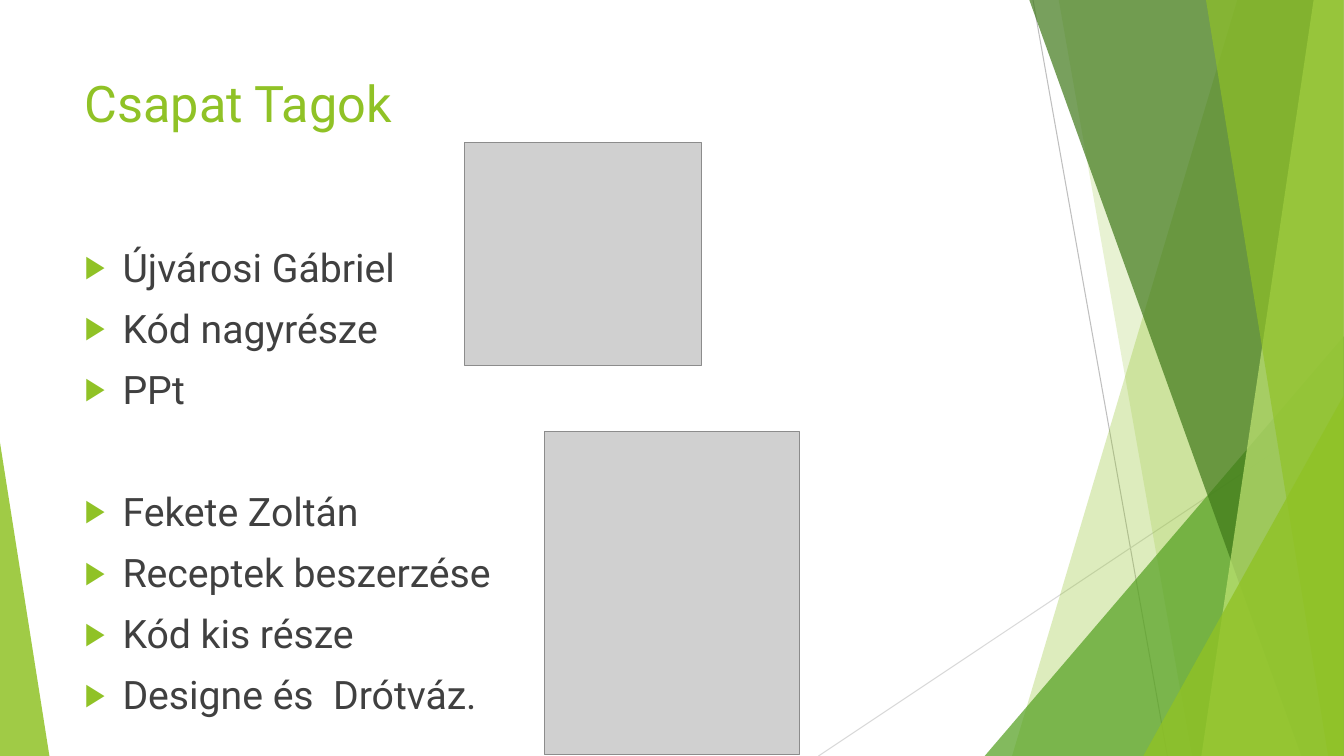
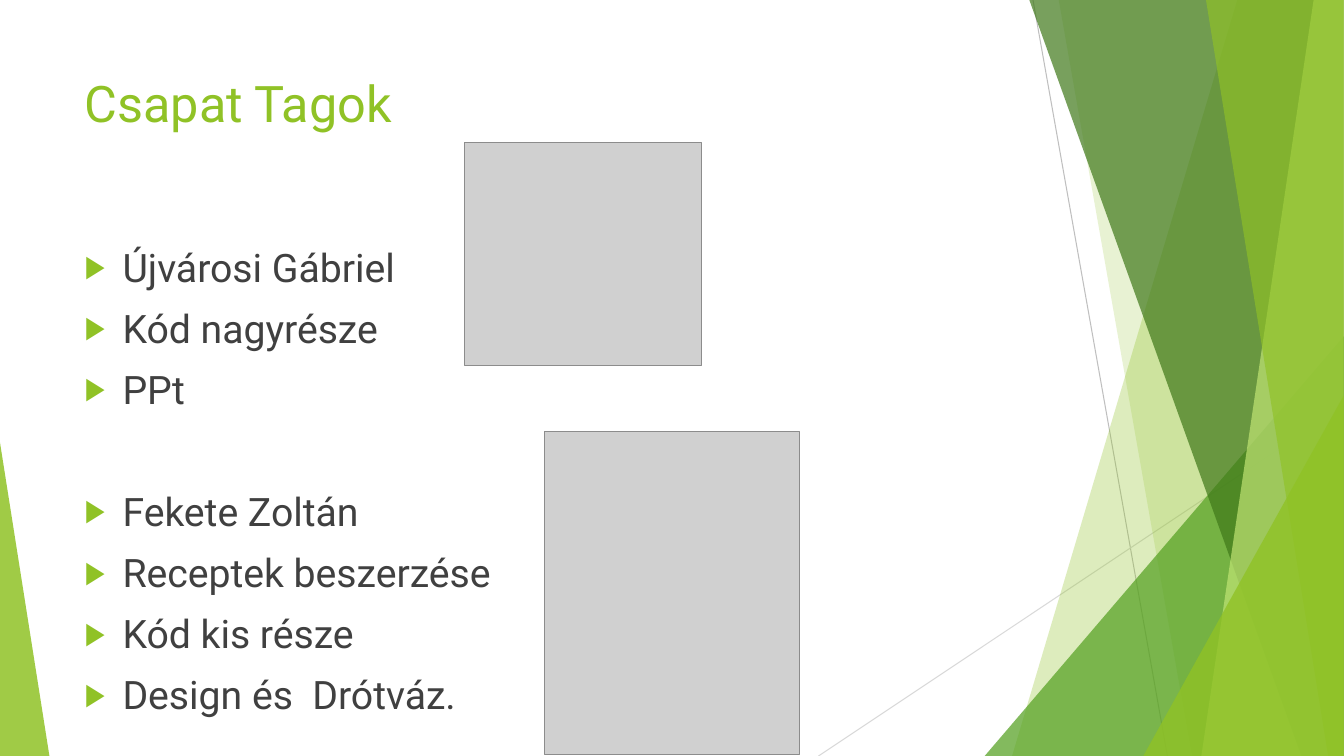
Before and after one commit to kizsi2019/KA_11D, a slide deck: slide 2 of Uivarosi Gábriel/Recept alkalmazás.pptx. Drawn at 1344x756 pixels with LibreOffice and Linux fonts; fonts in the diff are those of the drawing; grey boxes stand for pictures. Boxes give left, top, right and bottom in pixels: in the first picture for what was removed or moved away, otherwise in the second. Text is boxed around its words. In the diff, an @@ line names an element or a change of style, - is before the commit and + after.

```diff
--- a/Uivarosi Gábriel/Recept alkalmazás.pptx
+++ b/Uivarosi Gábriel/Recept alkalmazás.pptx
@@ text at (123,679,455,717): text changed @@
-▶ Designe és Drótváz.
+▶ Design és Drótváz.
```
Also in this commit, not shown: 1 other file.
